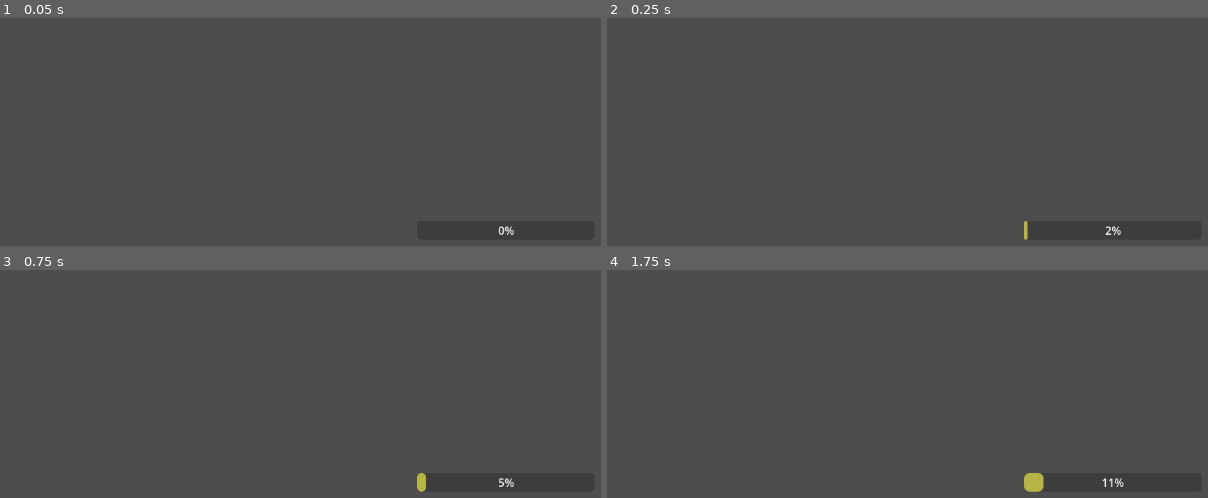
Above: before the commit, frames 1-4 (two rows, left to right).
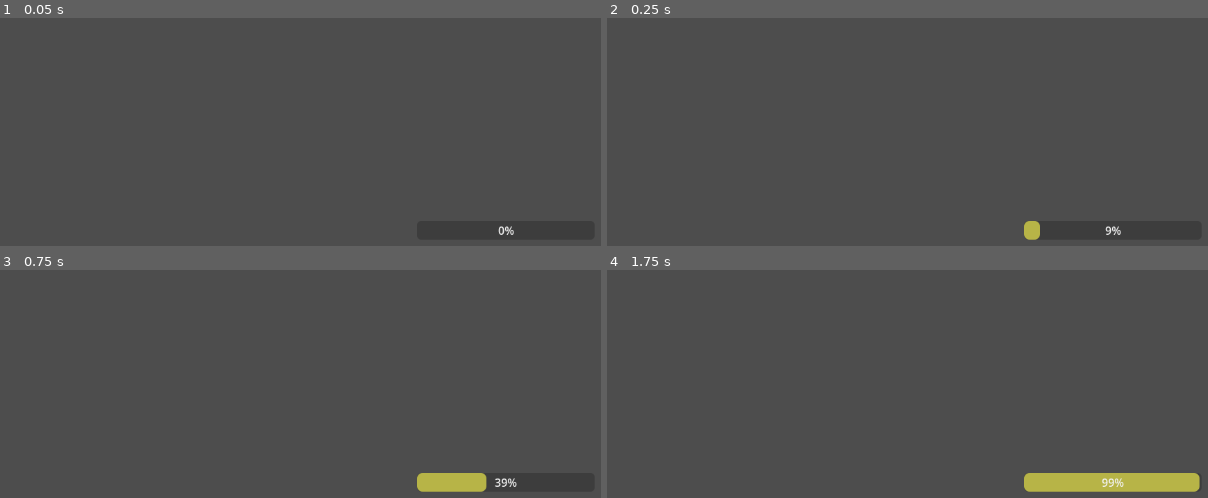
Above: after the commit, the same moments.

Repository: bsoudan/framework
Game: Godot game, scene res://Scenes/Boot.tscn
Two runs of this game, one before a commit and one after it. Both use one fixed random seed, a clock stepped at 60 frames per second and the inputs below.
Inputs (mouse positions are in pixels of both pictures, inside the frame that each line leads up to):
- Up to frame 1 (0.05 s): no input
- Up to frame 2 (0.25 s): no input
- Up to frame 3 (0.75 s): tap Enter at 0.5 s; move the mouse to (414, 288) at 0.52 s; click (414, 288) at 0.67 s
- Up to frame 4 (1.75 s): move the mouse to (685, 333) at 1.27 s; click (685, 333) at 1.42 s

Frame 1 is identical in both runs. In frame 2, 0.2% of the frame differs, in the area x 69-85%, y 89-98%; in frame 3, 1.0%; in frame 4, 2.2%, in the area x 71-99%, y 89-98%.

Commit message:
add MenuScene and QuiteScene, improve director error handling

Diff:
--- a/SceneGraph/Director.gd
+++ b/SceneGraph/Director.gd
@@ -9,7 +9,10 @@
 		["Splash", _]:
 			return "res://Scenes/Splash2.tscn"
 		["Splash2", _]:
-			return "res://Scenes/Splash.tscn"
+			return "res://Scenes/MainMenu.tscn"
+		["MainMenu", "ExitGameButton"]:
+			return "res://Scenes/Quit.tscn"
+	return Util.error("unknown scene transition for scene %s, result %s" % [scene.name, result])
 
 var jobs = Util.job_queue()
 
@@ -32,11 +35,15 @@
 
 	var next_scene = scene_transition(scene, result)
 
-	if not next_scene:
-		push_warning(ctx.info("no scene transition defined"))
+	if not next_scene or Util.is_error(next_scene):
+		if not next_scene:
+			next_scene = Util.error("no scene transition defined for scene %s" % scene)
+
 		if parent == get_parent():
 			%ErrorLabel.visible = true
-			%ErrorLabel.text = "Director: no scene transition defined for scene %s" % scene.name
+			%ErrorLabel.text = "Director: %s" % next_scene
+
+		push_warning(ctx.info("%s" % next_scene))
 		return
 
 	ctx.info("next scene is %s" % next_scene)
@@ -61,7 +68,7 @@
 	while i < 100.0:
 		%LoadProgress.value = i
 		await Util.next_process_frame()
-		i = i + 0.1
+		i = i + 1.0
 	%LoadProgress.visible = false
 
 	new_scene = new_scene.instantiate()
--- /dev/null
+++ b/SceneGraph/Nodes/MenuScene.gd
@@ -0,0 +1,6 @@
+extends SceneGraphNode
+class_name MenuScene
+
+func _ready():
+	for b in Util.find_nodes_by_class(self, "Button", true):
+		b.pressed.connect(complete.bind(b.name))
--- /dev/null
+++ b/SceneGraph/Nodes/QuitScene.gd
@@ -0,0 +1,5 @@
+extends SceneGraphNode
+class_name QuitScene
+
+func _ready():
+	get_tree().quit()
--- /dev/null
+++ b/Scenes/MainMenu.tscn
@@ -0,0 +1,59 @@
+[gd_scene load_steps=2 format=3 uid="uid://s37r1fjrcfhb"]
+
+[ext_resource type="Script" path="res://SceneGraph/Nodes/MenuScene.gd" id="1_106rd"]
+
+[node name="MainMenu" type="Control"]
+layout_mode = 3
+anchors_preset = 15
+anchor_right = 1.0
+anchor_bottom = 1.0
+grow_horizontal = 2
+grow_vertical = 2
+size_flags_horizontal = 6
+size_flags_vertical = 6
+script = ExtResource("1_106rd")
+
+[node name="MarginContainer" type="MarginContainer" parent="."]
+layout_mode = 1
+anchors_preset = 15
+anchor_right = 1.0
+anchor_bottom = 1.0
+grow_horizontal = 2
+grow_vertical = 2
+theme_override_constants/margin_left = 32
+theme_override_constants/margin_top = 32
+theme_override_constants/margin_right = 32
+theme_override_constants/margin_bottom = 32
+
+[node name="Label" type="Label" parent="MarginContainer"]
+layout_mode = 2
+size_flags_vertical = 0
+
+[node name="VBoxContainer" type="VBoxContainer" parent="MarginContainer"]
+layout_mode = 2
+size_flags_vertical = 4
+
+[node name="NewGameButton" type="Button" parent="MarginContainer/VBoxContainer"]
+layout_mode = 2
+size_flags_horizontal = 4
+size_flags_vertical = 4
+text = "New Game"
+
+[node name="OptionsButton" type="Button" parent="MarginContainer/VBoxContainer"]
+layout_mode = 2
+size_flags_horizontal = 4
+size_flags_vertical = 4
+text = "Options
+"
+
+[node name="ExitGameButton" type="Button" parent="MarginContainer/VBoxContainer"]
+layout_mode = 2
+size_flags_horizontal = 4
+size_flags_vertical = 4
+text = "Exit Game
+"
+
+[node name="VersionLabel" type="Label" parent="MarginContainer"]
+layout_mode = 2
+size_flags_horizontal = 8
+size_flags_vertical = 8
--- /dev/null
+++ b/Scenes/Quit.tscn
@@ -0,0 +1,8 @@
+[gd_scene load_steps=2 format=3 uid="uid://856abob80qy5"]
+
+[ext_resource type="Script" path="res://SceneGraph/Nodes/QuitScene.gd" id="1_n1i7m"]
+
+[node name="Quit" type="Control"]
+layout_mode = 3
+anchors_preset = 0
+script = ExtResource("1_n1i7m")
